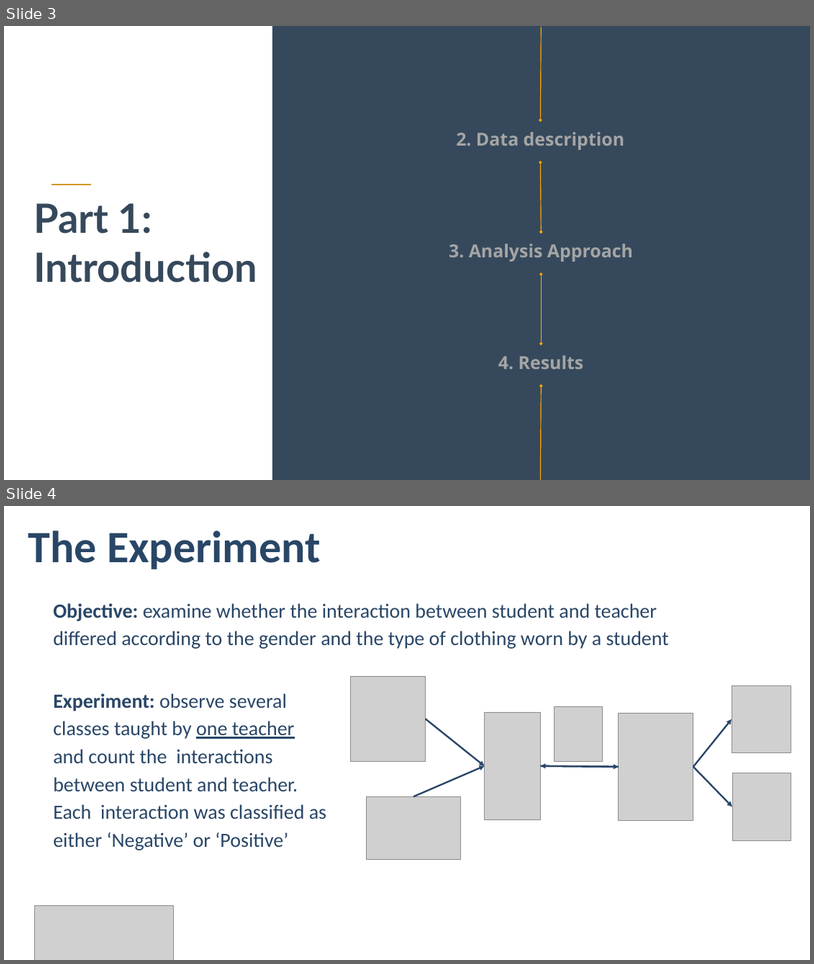
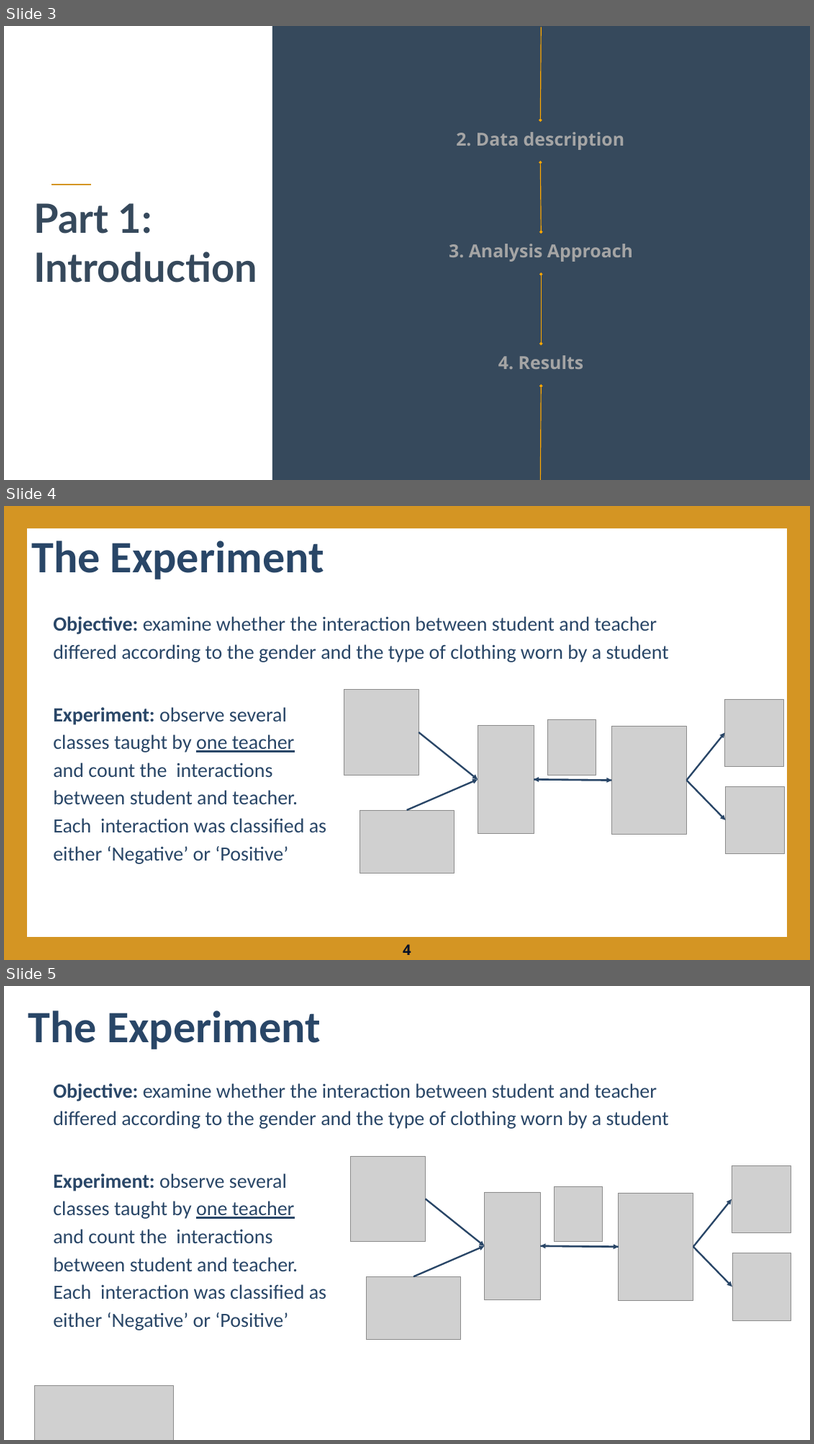
Before and after one commit to ogrnz/analytics-consulting, a slide deck: A/Presentation Case A.pptx. Shown one above the other, each under a label of ours: slides 3 and 4 before the commit, slides 3, 4 and 5 after it. The pictures are 814x964 and 814x1444 pixels, drawn with LibreOffice and Linux fonts; fonts in the diff are those of the drawing; grey boxes stand for pictures; background and template pictures are left out. Boxes give left, top, right and bottom in pixels: in the first picture for what was removed or moved away, otherwise in the second. Text is boxed around its words. In the diff, an @@ line names an element or a change of style, - is before the commit and + after.

```diff
--- a/A/Presentation Case A.pptx
+++ b/A/Presentation Case A.pptx
@@ slide 4 added at (4, 506, 810, 960), background #FFFFFF @@
@@ frame added at (4, 506, 810, 960), fill #D49523 @@
@@ text added at (31, 541, 324, 579), 80 pt, text #294667, bold @@
+The Experiment
@@ text added at (53, 616, 669, 662), 36 pt, text #294667 @@
+Objective: examine whether the interaction between student and teacher differed according to the gender and the type of clothing worn by a student
@@ picture added at (344, 690, 419, 775) @@
@@ picture added at (725, 699, 784, 767) @@
@@ text added at (53, 707, 327, 864), 36 pt, text #294667 @@
+Experiment: observe several classes taught by one teacher and count the interactions between student and teacher. Each interaction was classified as either ‘Negative’ or ‘Positive’
@@ picture added at (548, 720, 597, 775) @@
@@ rectangle added at (580, 709, 607, 726), fill #FFFFFF, outline #FFFFFF 0.75 pt @@
@@ arrow added from (419, 732) to (478, 780), #294667 3 pt @@
@@ picture added at (478, 726, 534, 834) @@
@@ picture added at (612, 726, 687, 834) @@
@@ arrow added from (687, 780) to (725, 733), #294667 3 pt @@
@@ arrow added from (406, 810) to (478, 780), #294667 3 pt @@
@@ arrow added from (534, 780) to (612, 780), #294667 3 pt @@
@@ arrow added from (612, 780) to (534, 780), #294667 3 pt @@
@@ arrow added from (687, 780) to (725, 820), #294667 3 pt @@
@@ picture added at (725, 786, 784, 854) @@
@@ picture added at (360, 810, 454, 872) @@
@@ page number added at (403, 944, 412, 955), 26 pt, text #021028, bold @@
+4
@@ what was slide 4 is now slide 5 @@
```
Also in this commit, not shown: 11 slides changed, 3 other slides added, 2 slides removed.
